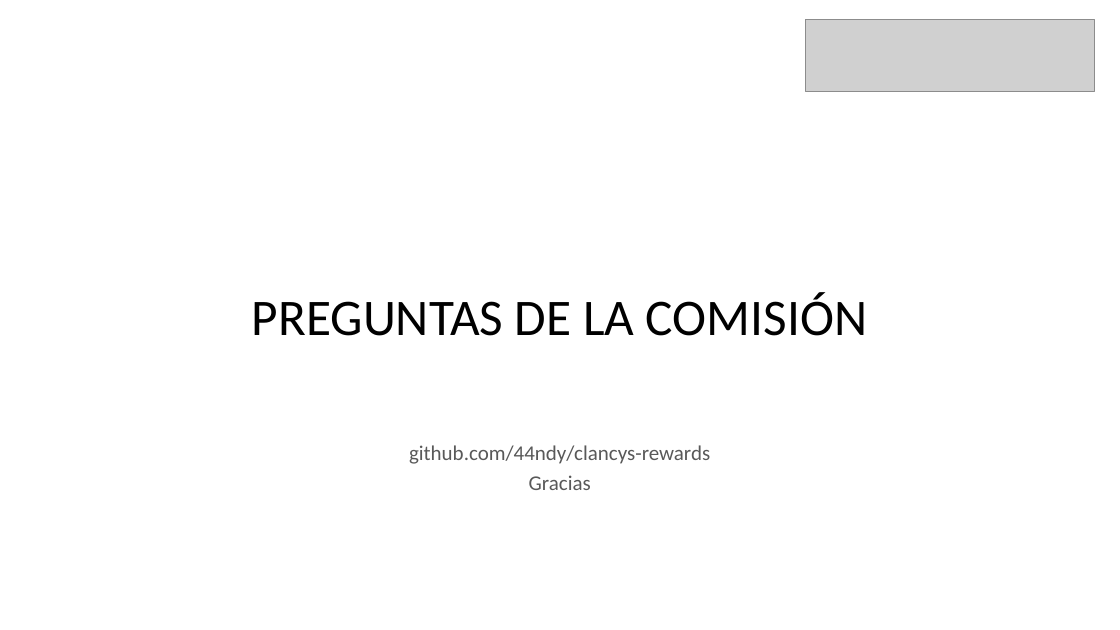
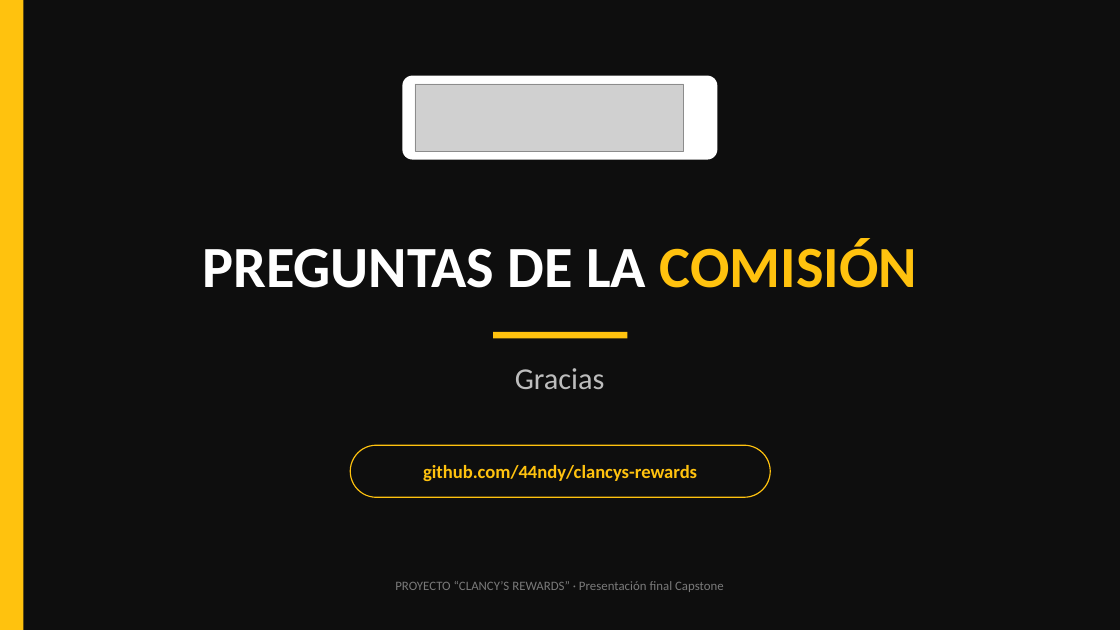
Before and after one commit to 44ndy/clancys-rewards, a slide deck: slide 15 of Fase 3/Evidencias Proyecto/Presentación Final Proyecto.pptx. Drawn at 1120x630 pixels with LibreOffice and Linux fonts; fonts in the diff are those of the drawing; grey boxes stand for pictures. Boxes give left, top, right and bottom in pixels: in the first picture for what was removed or moved away, otherwise in the second. Text is boxed around its words. In the diff, an @@ line names an element or a change of style, - is before the commit and + after.

```diff
--- a/Fase 3/Evidencias Proyecto/Presentación Final Proyecto.pptx
+++ b/Fase 3/Evidencias Proyecto/Presentación Final Proyecto.pptx
@@ background #FFFFFF to #0E0E0E @@
@@ rectangle added at [0, 0, 24, 630], fill #FFC20E @@
@@ rounded rectangle added at [402, 76, 718, 160], fill #FFFFFF @@
@@ picture: place and size @@
-picture at [806, 19, 1095, 92]
+picture at [415, 84, 684, 151]
@@ text "PREGUNTAS DE LA COMISIÓN": place and size @@
-text "PREGUNTAS DE LA COMISIÓN" at [252, 292, 867, 336]
+text "PREGUNTAS DE LA COMISIÓN" at [202, 239, 917, 288]
@@ text "PREGUNTAS DE LA COMISIÓN" at [202, 239, 917, 288]: size 44 to 50 pt, bold on; text colour #000000 to #FFFFFF in "PREGUNTAS DE LA"; text colour #000000 to #FFC20E in "COMISIÓN"; more space between paragraphs; vertical alignment top to middle @@
@@ rectangle added at [493, 332, 628, 339], fill #FFC20E @@
@@ text added at [515, 368, 605, 389], 26 pt, text #BDBDBD @@
+Gracias
@@ text "github.com/44ndy/clancys-rewards": place and size @@
-text "github.com/44ndy/clancys-rewards" at [409, 445, 710, 490]
+text "github.com/44ndy/clancys-rewards" at [423, 465, 697, 481]
@@ text "github.com/44ndy/clancys-rewards" at [423, 465, 697, 481]: size 18 to 16 pt, text colour #595959 to #FFC20E, bold on; vertical alignment top to middle @@
@@ rounded rectangle added at [350, 445, 770, 497], outline #FFC20E 1 pt @@
@@ text at [529, 475, 591, 490]: paragraph removed @@
-Gracias
@@ text added at [395, 581, 724, 592], 11 pt, text #7A7A7A @@
+PROYECTO “CLANCY’S REWARDS” · Presentación final Capstone
```
Also in this commit, not shown: 14 other slides changed.
